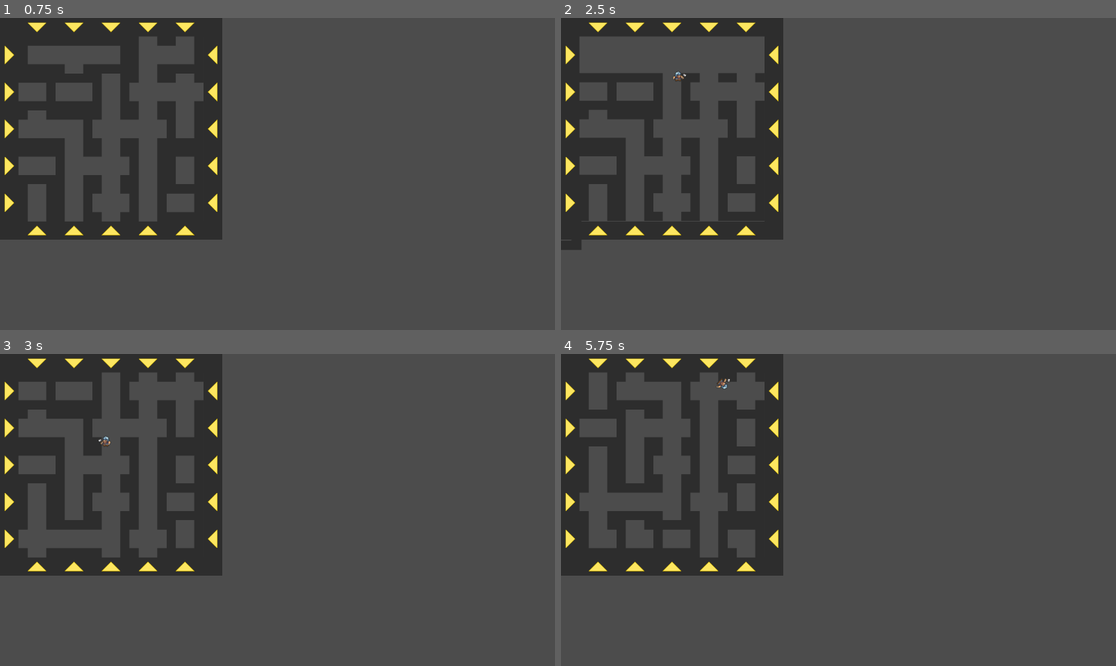
Above: before the commit, frames 1-4 (two rows, left to right).
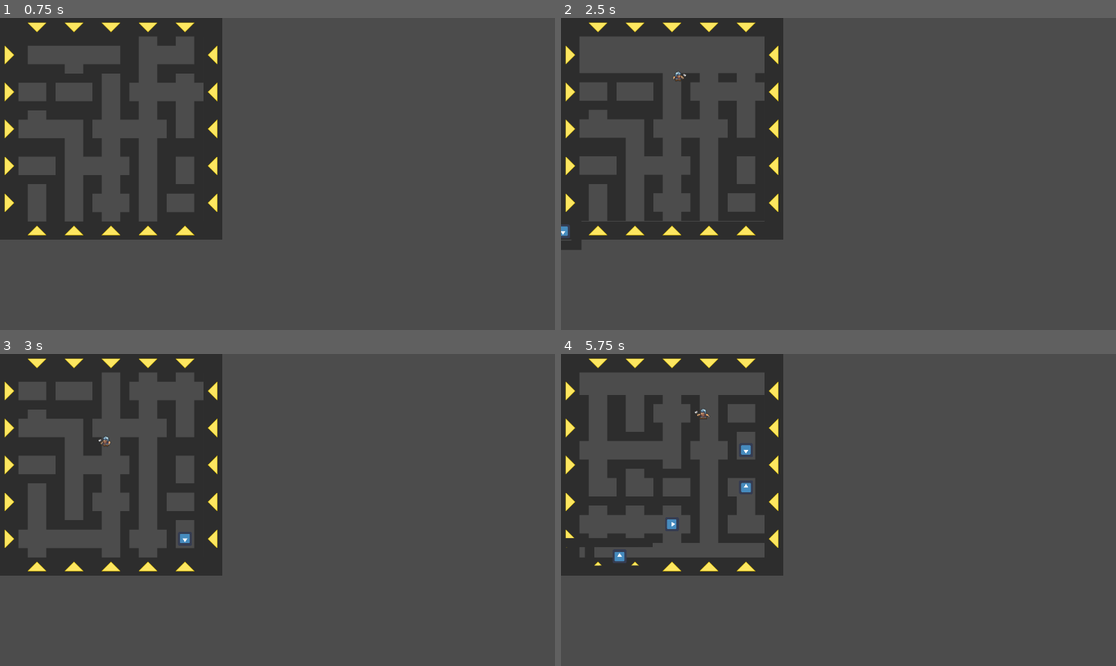
Above: after the commit, the same moments.

Repository: DorianSnowball/amazeing-mine
Game: Godot game, scene res://MainUI.tscn
Two runs of this game, one before a commit and one after it. Both use one fixed random seed, a clock stepped at 60 frames per second and the inputs below. The engine's default icon, where the game draws it, is replaced by a stand-in: a white triangle on a blue panel in a dark square.
Inputs (mouse positions are in pixels of both pictures, inside the frame that each line leads up to):
- Up to frame 1 (0.75 s): hold D (move_right) from 0.53 s (still down); tap Space (jump) at 0.6 s
- Up to frame 2 (2.5 s): tap Space (jump) at 0.77, 1.07, 2.1, 2.27 s; release D (move_right) at 1.25 s; click (572, 55) at 1.27 s; hold D (move_right) from 2.03 s (still down)
- Up to frame 3 (3 s): tap Space (jump) at 2.57, 2.85 s; release D (move_right) at 2.78 s; hold A (move_left) from 2.78 s (still down)
- Up to frame 4 (5.75 s): release A (move_left) at 3.53 s; hold D (move_right) 3.53-5.03 s; tap Space (jump) at 3.6, 3.77, 4.07, 4.35, 4.52, 4.82, 5.1, 5.27, 5.57 s; tap Enter at 4.25 s; hold A (move_left) from 5.03 s (still down)

Frame 1 is identical in both runs. In frame 2, less than 0.1% of the frame differs, in the area x 0-2%, y 66-71%; in frame 3, less than 0.1%; in frame 4, 7.8%, in the area x 0-37%, y 6-70%.

Commit message:
added itemspawning

Diff:
--- a/game/Dwarf.gd
+++ b/game/Dwarf.gd
@@ -40,11 +40,11 @@
     if Input.is_action_just_pressed("jump") and is_on_floor():
         velocity.y -= jumpforce
         if velocity.x < 0:                                                      # backflip city
-            for x in range(30): #16
+            for _x in range(30): #16
                 _animated_sprite.rotation_degrees += 360/30  #22.5
                 yield(get_tree().create_timer(0.4/30),"timeout")
         elif velocity.x >= 0:
-            for x in range(30): #16
+            for _x in range(30): #16
                 _animated_sprite.rotation_degrees -= 360/30  #22.5
                 yield(get_tree().create_timer(0.4/30),"timeout")
 
--- a/game/Dwarf.tscn
+++ b/game/Dwarf.tscn
@@ -123,7 +123,7 @@
 scale = Vector2( 2, 2 )
 frames = SubResource( 18 )
 animation = "idle"
-frame = 4
+frame = 3
 playing = true
 
 [node name="CollisionShape2D" type="CollisionShape2D" parent="."]
--- a/game/Gamefield.gd
+++ b/game/Gamefield.gd
@@ -190,17 +190,28 @@
     # add new last row
 
     var row = []
-    for i in range(fieldsize_width):
+    for _i in range(fieldsize_width):
         row.append(getRandomTile(Vector2(0,fieldsize_height*tile_scaling*tile_basesize+100)))
 
     var old = field.pop_front()
     for tile in old:
         $".".remove_child(tile)
 
+    generateTileItem(row)
     field.push_back(row)
+
     dwarf.position.y -= tile_basesize*tile_scaling
-    drawField()
-
+
+
+
+    drawField()
+
+var itemProb = 0.75
+func generateTileItem(row):
+    if randf() < itemProb:
+        var tile = row[randi() % row.size()]
+
+        tile.add_child(load("res://TileItem.tscn").instance())
 
 
 
--- /dev/null
+++ b/game/TileItem.gd
@@ -0,0 +1,25 @@
+extends Node2D
+
+
+# Declare member variables here. Examples:
+# var a = 2
+# var b = "text"
+
+
+# Called when the node enters the scene tree for the first time.
+func _ready():
+    pass # Replace with function body.
+
+
+# Called every frame. 'delta' is the elapsed time since the previous frame.
+#func _process(delta):
+#    pass
+
+
+func _on_Area2D_body_entered(body):
+    if body.name == "Dwarf":
+        print("Picked up item")
+        call_deferred("delete", self)
+
+func delete(node):
+    get_parent().remove_child(node)
--- /dev/null
+++ b/game/TileItem.tscn
@@ -0,0 +1,20 @@
+[gd_scene load_steps=4 format=2]
+
+[ext_resource path="res://icon.png" type="Texture" id=1]
+[ext_resource path="res://TileItem.gd" type="Script" id=2]
+
+[sub_resource type="RectangleShape2D" id=1]
+extents = Vector2( 30.2058, 30.9937 )
+
+[node name="TileItem" type="Node2D"]
+script = ExtResource( 2 )
+
+[node name="Sprite" type="Sprite" parent="."]
+scale = Vector2( 0.375, 0.375 )
+texture = ExtResource( 1 )
+
+[node name="Area2D" type="Area2D" parent="Sprite"]
+
+[node name="CollisionShape2D" type="CollisionShape2D" parent="Sprite/Area2D"]
+shape = SubResource( 1 )
+[connection signal="body_entered" from="Sprite/Area2D" to="." method="_on_Area2D_body_entered"]
